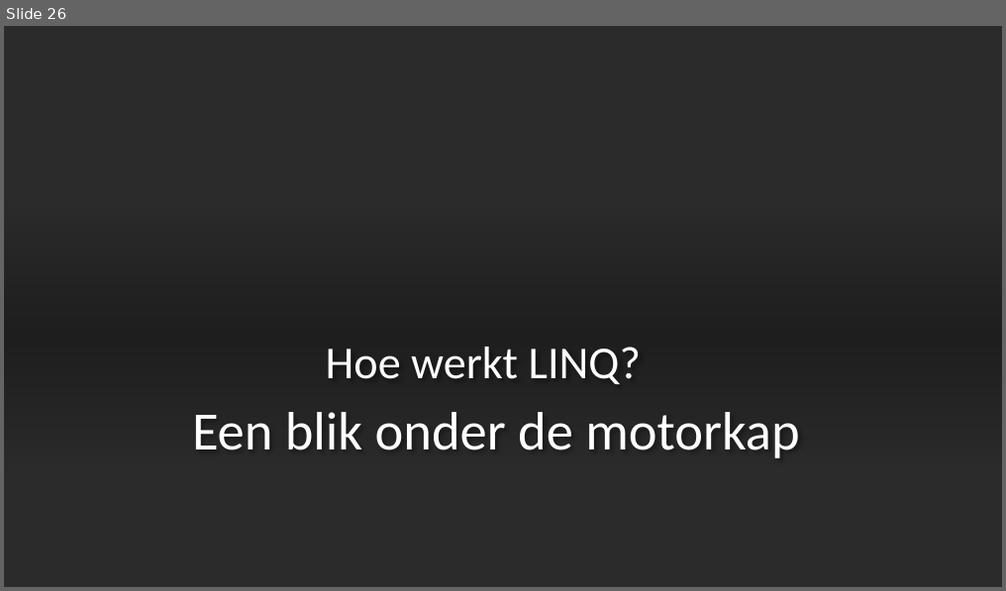
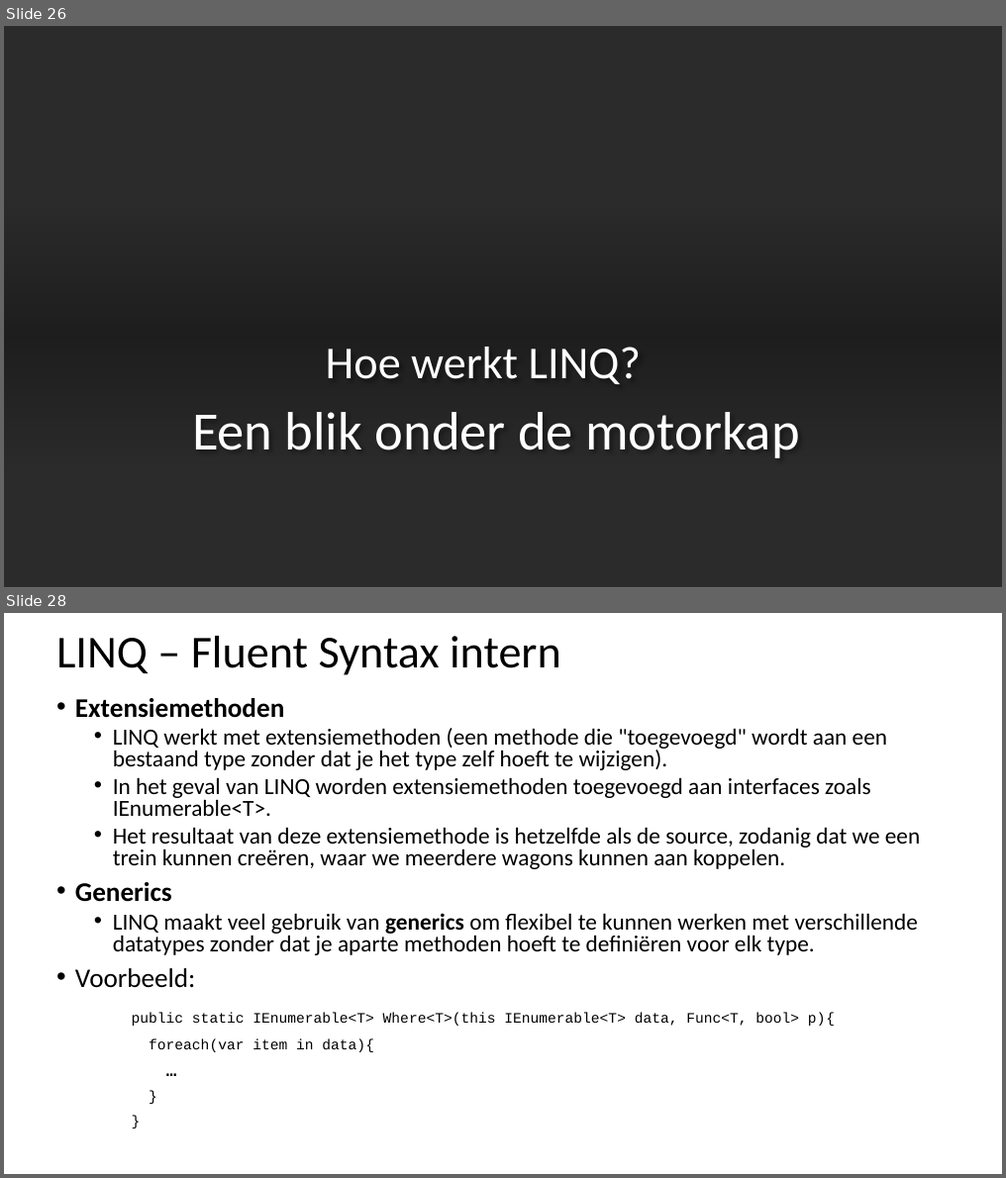
Before and after one commit to Fleximinded/SyntraAB.2024, a slide deck: !Documents/CSharp-LINQ.pptx. Shown one above the other, each under a label of ours: slide 26 before the commit, slides 26 and 28 after it; the slides between them are not shown. The pictures are 1006x591 and 1006x1178 pixels, drawn with LibreOffice and Linux fonts; fonts in the diff are those of the drawing; background and template pictures are left out; a plain dark background stands for a picture behind light text. Boxes give left, top, right and bottom in pixels: in the first picture for what was removed or moved away, otherwise in the second. Text is boxed around its words. In the diff, an @@ line names an element or a change of style, - is before the commit and + after.

Commit message:
Linq examples added

```diff
--- a/!Documents/CSharp-LINQ.pptx
+++ b/!Documents/CSharp-LINQ.pptx
@@ slide 28 added at (4, 613, 1002, 1174), background #FFFFFF @@
@@ title added at (56, 636, 561, 675), 44 pt, text #000000 @@
+LINQ – Fluent Syntax intern
@@ text added at (75, 698, 920, 1053), 22.2 pt, text #000000 @@
+• Extensiemethoden
+  • LINQ werkt met extensiemethoden (een methode die "toegevoegd" wordt aan een bestaand type zonder dat je het type zelf hoeft te wijzigen).
+  • In het geval van LINQ worden extensiemethoden toegevoegd aan interfaces zoals IEnumerable<T>.
+  • Het resultaat van deze extensiemethode is hetzelfde als de source, zodanig dat we een trein kunnen creëren, waar we meerdere wagons kunnen aan koppelen.
+• Generics
+  • LINQ maakt veel gebruik van generics om flexibel te kunnen werken met verschillende datatypes zonder dat je aparte methoden hoeft te definiëren voor elk type.
+• Voorbeeld:
+public static IEnumerable<T> Where<T>(this IEnumerable<T> data, Func<T, bool> p){
+foreach(var item in data){
+…
+}
+}
```
Also in this commit, not shown: 17 other slides added, 1 slide removed, 11 other files.
